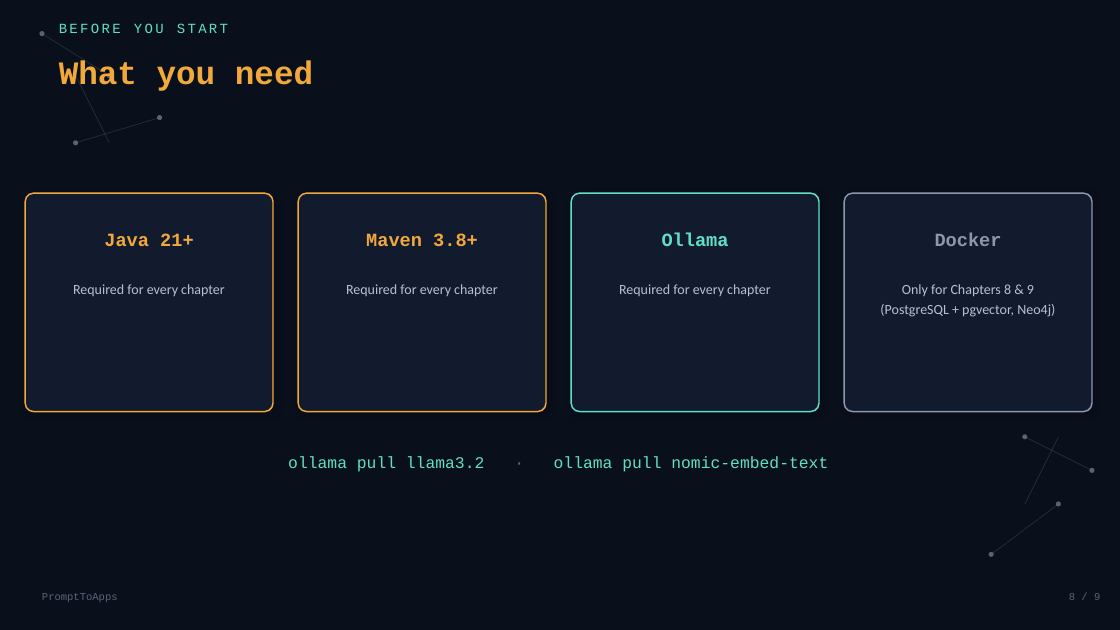
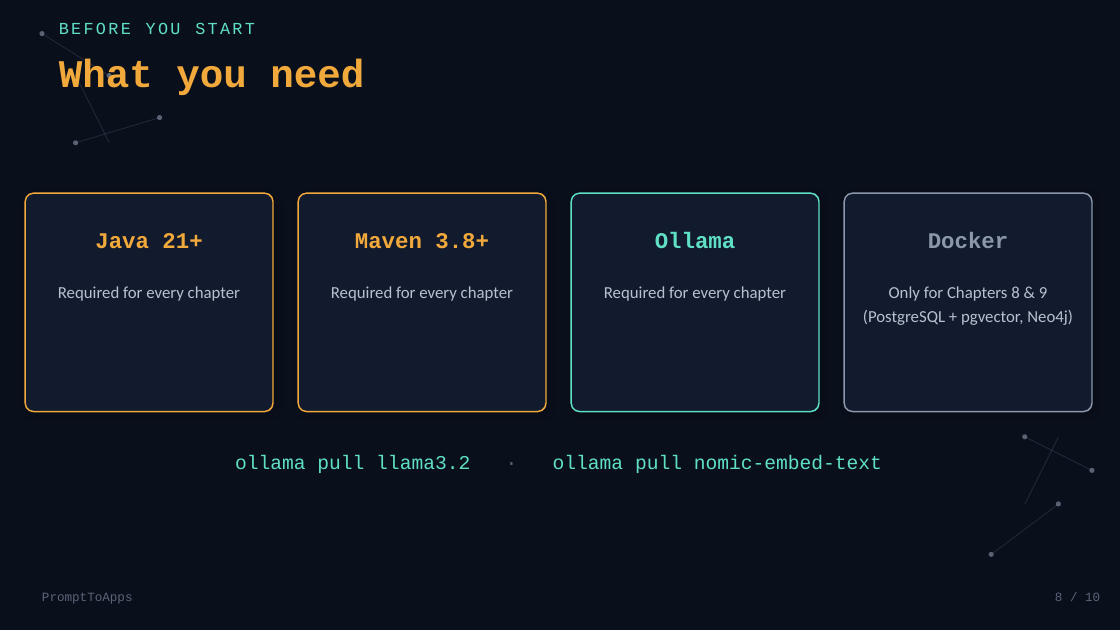
Before and after one commit to balajich/spring-ai-with-llama, a slide deck: slide 8 of slides/00-intro-series-overview.pptx. Drawn at 1120x630 pixels with LibreOffice and Linux fonts; fonts in the diff are those of the drawing. Boxes give left, top, right and bottom in pixels: in the first picture for what was removed or moved away, otherwise in the second. Text is boxed around its words. In the diff, an @@ line names an element or a change of style, - is before the commit and + after.

```diff
--- a/slides/00-intro-series-overview.pptx
+++ b/slides/00-intro-series-overview.pptx
@@ text "What you need" at (59,58,364,95): size 28 to 33.6 pt @@
@@ size 16 to 19.2 pt in 4 elements at (95,233,202,249), (355,233,489,249), (655,232,736,248), (928,232,1009,248) @@
@@ size 12 to 14.4 pt in 5 elements at (59,22,255,34), (58,286,240,301), (331,286,513,301), (604,286,786,301), (863,286,1073,325) @@
@@ text "ollama pull llama3.2 · ollama ..." at (235,455,882,473): size 14 to 16.8 pt @@
@@ text "PromptToApps" at (42,593,133,604): size 9 to 10.8 pt @@
@@ text at (1055,593,1100,601): text changed; size 9 to 10.8 pt @@
-8 / 9
+8 / 10
```
Also in this commit, not shown: 8 other slides changed, 1 slide added, 4 other files.
